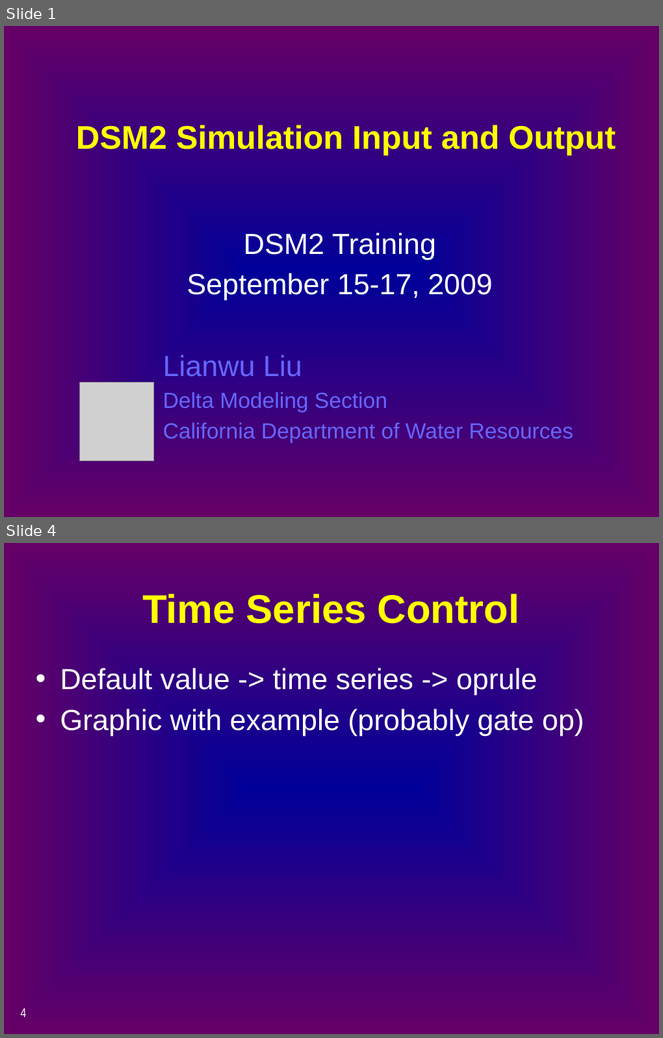
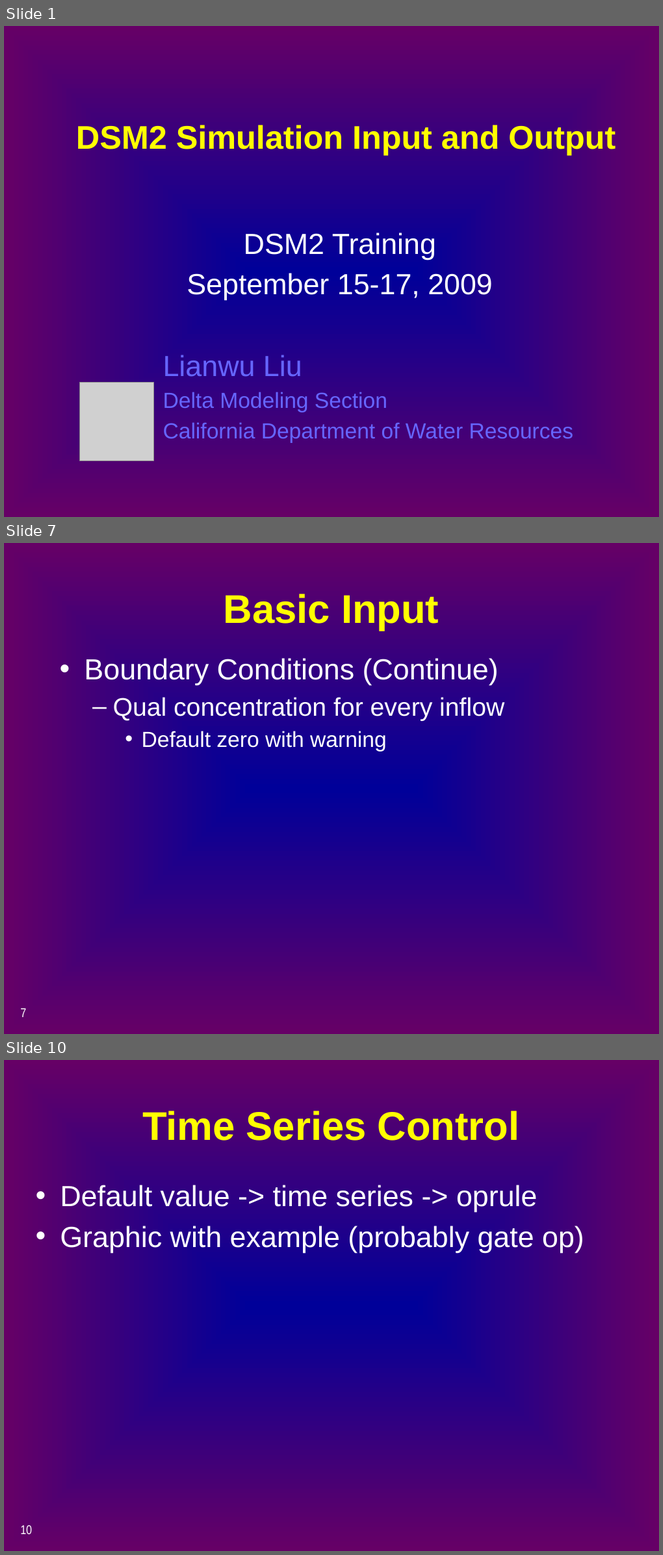
Before and after one commit to CADWRDeltaModeling/dsm2, a slide deck: dsm2/presentations/p4_simulation_data.pptx. Shown one above the other, each under a label of ours: slides 1 and 4 before the commit, slides 1, 7 and 10 after it; the slides between them are not shown. The pictures are 663x1038 and 663x1555 pixels, drawn with LibreOffice and Linux fonts; fonts in the diff are those of the drawing; grey boxes stand for pictures. Boxes give left, top, right and bottom in pixels: in the first picture for what was removed or moved away, otherwise in the second. Text is boxed around its words. In the diff, an @@ line names an element or a change of style, - is before the commit and + after.

```diff
--- a/dsm2/presentations/p4_simulation_data.pptx
+++ b/dsm2/presentations/p4_simulation_data.pptx
@@ slide 7 added at <box>4,543,659,1034</box>, background gradient #000099 to #660066 @@
@@ title added at <box>224,594,439,631</box>, 44 pt, text #FFFF00, bold @@
+Basic Input
@@ text added at <box>84,658,504,752</box>, 28 pt, text #FFFFFF @@
+• Boundary Conditions (Continue)
+  – Qual concentration for every inflow
+    • Default zero with warning
@@ page number added at <box>20,1008,26,1017</box>, 14 pt, text #FFFFFF @@
+7
@@ what was slide 4 is now slide 10 @@
@@ page number at <box>20,1525,32,1535</box>: text changed @@
-4
+10
```
Also in this commit, not shown: 7 slides changed, 6 other slides added.
